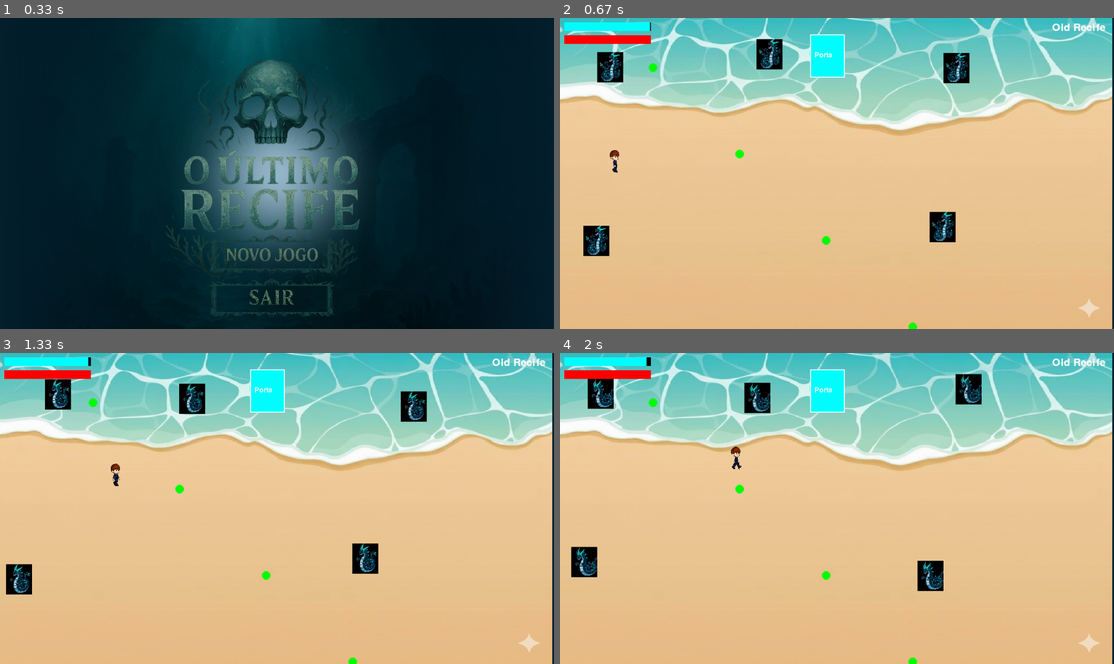
Above: before the commit, frames 1-4 (two rows, left to right).
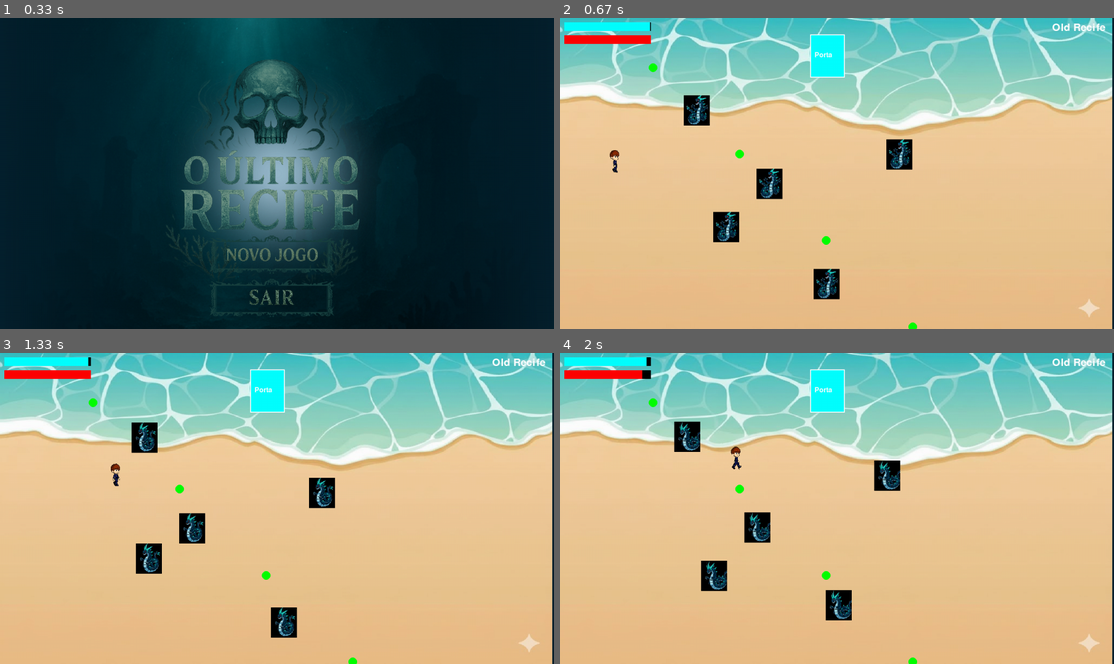
Above: after the commit, the same moments.

Repository: josecjunior7/The_Last_Recife
Game: pygame game, started from main.py
The game is run twice, just before and just after one commit, with the same random seed, the same clock (stepped at 60 frames per second) and the same inputs.
Inputs (mouse positions are in pixels of both pictures, inside the frame that each line leads up to):
- Up to frame 1 (0.33 s): no input
- Up to frame 2 (0.67 s): click (831, 251) at 0.38 s
- Up to frame 3 (1.33 s): hold Right 0.67-1.13 s; move the mouse to (254, 520) at 0.7 s; hold Up from 1.17 s (still down)
- Up to frame 4 (2 s): release Up at 1.47 s; hold Right 1.5-1.97 s

Frame 1 is identical in both runs. In frame 2, 4.7% of the frame differs, in the area x 4-74%, y 6-91%; in frame 3, 4.7%; in frame 4, 4.8%, in the area x 2-77%, y 5-86%.

Commit message:
mudança de quantidade de bolhas e inimigos
Co-Authored-By: José C. Júnior <203379644+josecjunior7@users.noreply.github.com>
Co-Authored-By: mariafreitas-hub <241164438+mariafreitas-hub@users.noreply.github.com>
Co-Authored-By: thalitafonsecas <241154213+thalitafonsecas@users.noreply.github.com>

Diff:
--- a/src/scenes/maps.py
+++ b/src/scenes/maps.py
@@ -25,12 +25,11 @@
                     }
                 ],
                 "inimigos": [
-                    {"x": 100, "y": 100},
-                    {"x": 500, "y": 100},
-                    {"x": 900, "y": 100},
-                    {"x": 100, "y": 500},
-                    {"x": 900, "y": 500}
-
+                     {"x": 300, "y": 200},
+                     {"x": 500, "y": 400},
+                     {"x": 600, "y": 600},
+                     {"x": 800, "y": 300},
+                     {"x": 400, "y": 500}
                 ],
                 "bolhas": [
                     pygame.Rect(200, 100, 30, 30),
@@ -66,7 +65,8 @@
                 "bolhas": [
                     pygame.Rect(150, 400, 30, 30),
                     pygame.Rect(300, 150, 30, 30),
-                    pygame.Rect(500, 350, 30, 30)
+                    pygame.Rect(500, 350, 30, 30),
+                    pygame.Rect(700, 250, 30, 30)
                 ],
                 "saida": pygame.Rect(300, 200, 120, 120)
             },
